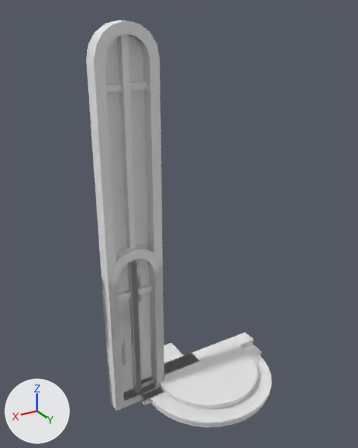
One commit to the FBX model Assets/Content/3Dmodels/Interiors/Churches/Memorial/3Dmodel_Interior_Church_Memorial.fbx: the scene before it, then after it.
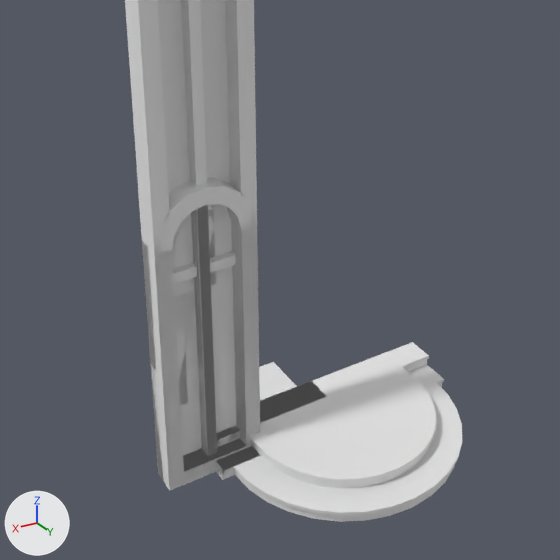
Each version is shown whole from a 50 mm camera at (4.53, 9.35, 9.73) aimed at (-1.29, -0.34, 4.88), then close up on the part from 7% to 90% of the width and 34% to 100% of the height. The axes (+X, +Y, +Z) are drawn at lower left. The lights are the same throughout. The last two pictures show the newer version. Where no turn or scale is listed for an object, it has been applied to the vertices.

The older version as bpy lines, for what is in view:
```python
me_interior_church_memorial_floorhall = bpy.data.meshes.new('Interior_Church_Memorial_FloorHall')
me_interior_church_memorial_floorhall.from_pydata([(0.0, 0.0, 0.0), (-2.0, 0.0, 0.0), (0.0, -2.0, 0.0), (-2.0, -2.0, 0.0), (-1.0, 0.0, 0.0), (-1.0, -2.0, 0.0), (0.0, -1.0, 0.0), (-2.0, -1.0, 0.0), (-1.0, -1.0, 0.0)], [], [(8, 7, 3, 5), (6, 8, 5, 2), (0, 4, 8, 6), (4, 1, 7, 8)])
me_interior_church_memorial_stairsambonmain = bpy.data.meshes.new('Interior_Church_Memorial_StairsAmbonMain')
me_interior_church_memorial_stairsambonmain.from_pydata(...)  # 200 vertices, 180 faces; spans x -4.0..0.0, y -0.8..1.84, z 0.0..0.4
me_interior_church_memorial_windowarchhigh = bpy.data.meshes.new('Interior_Church_Memorial_WindowArchHigh')
me_interior_church_memorial_windowarchhigh.from_pydata(...)  # 60 vertices, 44 faces; spans x -0.73..0.73, y -0.6..-0.2, z 0.0..9.55
# faces by material slot: [39, 5]
me_interior_church_memorial_windowarchhigh.materials.append(mat_material_interior_church_memorial)  # white #e7e7e7
me_interior_church_memorial_windowarchhigh.materials.append(mat_window_inside)  # white #e7e7e7
ob_interior_church_memorial_floorhall = bpy.data.objects.new('Interior_Church_Memorial_FloorHall', me_interior_church_memorial_floorhall)
ob_interior_church_memorial_floorhall.location = (0.0, 0.0, 0.0)
ob_interior_church_memorial_stairsambonmain = bpy.data.objects.new('Interior_Church_Memorial_StairsAmbonMain', me_interior_church_memorial_stairsambonmain)
ob_interior_church_memorial_stairsambonmain.location = (0.0, 0.0, 0.0)
ob_interior_church_memorial_windowarchhigh = bpy.data.objects.new('Interior_Church_Memorial_WindowArchHigh', me_interior_church_memorial_windowarchhigh)
ob_interior_church_memorial_windowarchhigh.location = (0.0, 0.0, 0.0)
# also in view: 'Interior_Church_Memorial_WindowArch' at (0.0, -0.4, 2.28)
```
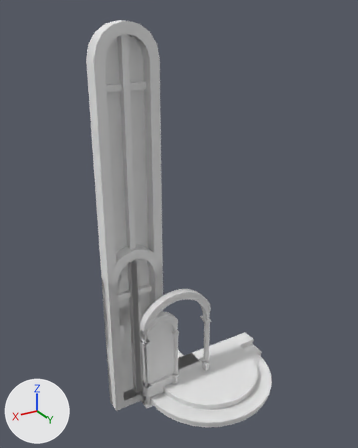
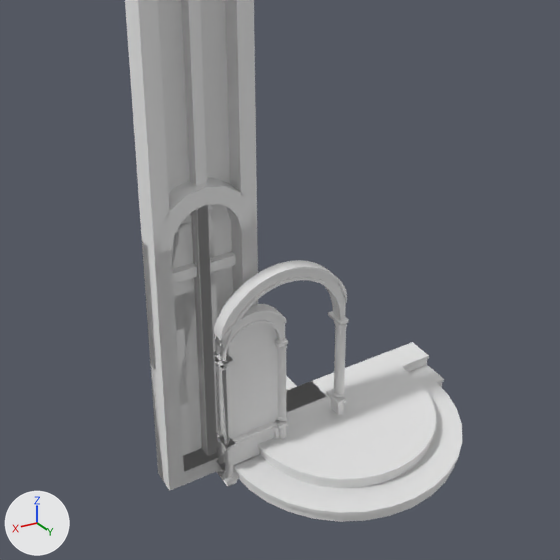
Commit message: Still working on basic church interior

Where the change shows, as pixel boxes [x1, y1, x2, y2] in the close-ups (560 x 560 px):
```json
{"object": "Interior_Church_Memorial_WallAmbonSection", "change": "added", "after": [213, 304, 288, 480]}
{"object": "Interior_Church_Memorial_WallAmbonMain", "change": "added", "after": [213, 260, 348, 487]}
```

Edits to the scene script, one JSON object a line:
```json
{"op": "add", "block": "me_interior_church_memorial_wallambonsection", "code": ["me_interior_church_memorial_wallambonsection = bpy.data.meshes.new('Interior_Church_Memorial_WallAmbonSection')", "me_interior_church_memorial_wallambonsection.from_pydata(...)  # 549 vertices, 428 faces; spans x -1.0..0.0, y -0.15..0.15, z 0.0..2.7"]}
{"op": "add", "block": "me_interior_church_memorial_wallambonmain", "code": ["me_interior_church_memorial_wallambonmain = bpy.data.meshes.new('Interior_Church_Memorial_WallAmbonMain')", "me_interior_church_memorial_wallambonmain.from_pydata(...)  # 572 vertices, 492 faces; spans x -2.0..0.0, y -0.15..0.15, z 0.0..3.2"]}
{"op": "add", "block": "ob_interior_church_memorial_wallambonsection", "code": ["ob_interior_church_memorial_wallambonsection = bpy.data.objects.new('Interior_Church_Memorial_WallAmbonSection', me_interior_church_memorial_wallambonsection)", "ob_interior_church_memorial_wallambonsection.location = (0.0, 0.0, 0.0)"]}
{"op": "add", "block": "ob_interior_church_memorial_wallambonmain", "code": ["ob_interior_church_memorial_wallambonmain = bpy.data.objects.new('Interior_Church_Memorial_WallAmbonMain', me_interior_church_memorial_wallambonmain)", "ob_interior_church_memorial_wallambonmain.location = (0.0, 0.0, 0.0)"]}
```
